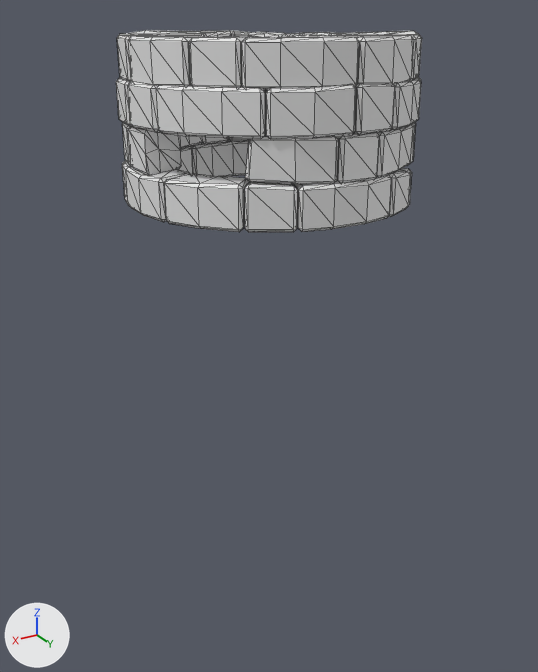
Two versions of the glTF model public/models/forno.glb, one commit apart.
One viewpoint serves both versions: a 50 mm lens placed at (5.02, 8.36, 6.74), pointed at (0.0, 0.01, 2.56). Arrows for +X, +Y and +Z are at lower left; the lights stay in place. Mesh edges are drawn as thin lines. Where no turn or scale is listed for an object, it has been applied to the vertices.

Before the edit, the objects in view are built like this:
```python
me_cube_001 = bpy.data.meshes.new('Cube.001')
me_cube_001.from_pydata(...)  # 366 vertices, 686 faces; spans x -1.87..1.86, y -1.85..1.86, z 0.17..0.73
me_cube_001.materials.append(mat_roccia_noise)  # white #e7e7e7
me_cube_002 = bpy.data.meshes.new('Cube.002')
me_cube_002.from_pydata(...)  # 346 vertices, 648 faces; spans x -1.82..1.82, y -1.82..1.82, z 0.63..1.2
me_cube_002.materials.append(mat_roccia_noise)  # white #e7e7e7
me_cube_005 = bpy.data.meshes.new('Cube.005')
me_cube_005.from_pydata(...)  # 420 vertices, 792 faces; spans x -1.82..1.82, y -1.82..1.82, z 1.62..2.18
me_cube_005.materials.append(mat_roccia_noise)  # white #e7e7e7
ob_liv_01 = bpy.data.objects.new('liv_01', me_cube_001)
ob_liv_01.location = (0.0, 0.0, 4.4)
ob_liv_02 = bpy.data.objects.new('liv_02', me_cube_002)
ob_liv_02.location = (0.0, 0.0, 4.4)
ob_liv_04 = bpy.data.objects.new('liv_04', me_cube_005)
ob_liv_04.location = (0.0, 0.0, 4.4)
# also in view: 'liv_03' at (0.0, 0.0, 5.82)
```
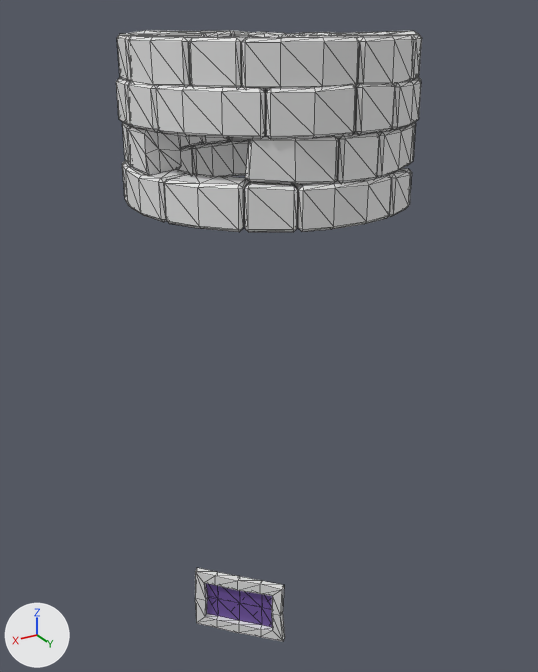
Boxes [x1, y1, x2, y2] around the edits, measured in the pictures (538 x 672 px):
'door', added
    after: [195, 568, 285, 642]
    faces in mat_metallo_noise (white #e7e7e7): [195, 568, 285, 642]
    faces in mat_viola_noise (purple #7153a3): [206, 583, 272, 627]

The edits, one by one:
Material 'viola-noise' (mat_viola_noise) is new.
Its base color is (0.165, 0.0865, 0.366) (purple #7153a3).
Material 'metallo-noise' (mat_metallo_noise) is new.
Its base color is (0.8, 0.8, 0.8) (white #e7e7e7).
Mesh me_cube_007 is new.
It has 54 vertices, 104 faces and spans x 0.726..1.692, y 0.653..1.668, z 0.194..1.159.
Faces by material slot: [88, 16].
It uses material mat_metallo_noise (white #e7e7e7).
It uses material mat_viola_noise (purple #7153a3).
Object 'door' (ob_door) is new; it shows me_cube_007.
Its location is (-0.07, -0.06, -1.6).
